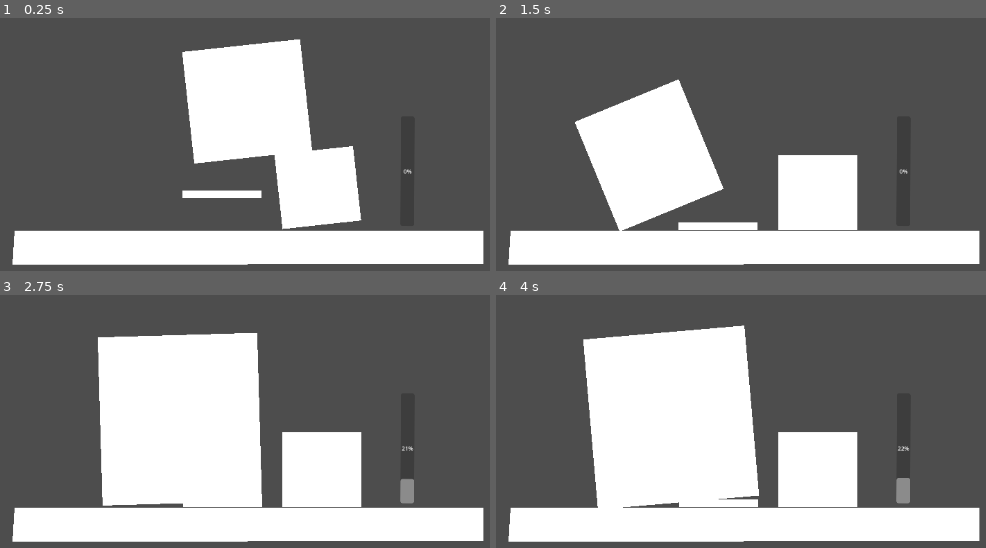
Above: before the commit, frames 1-4 (two rows, left to right).
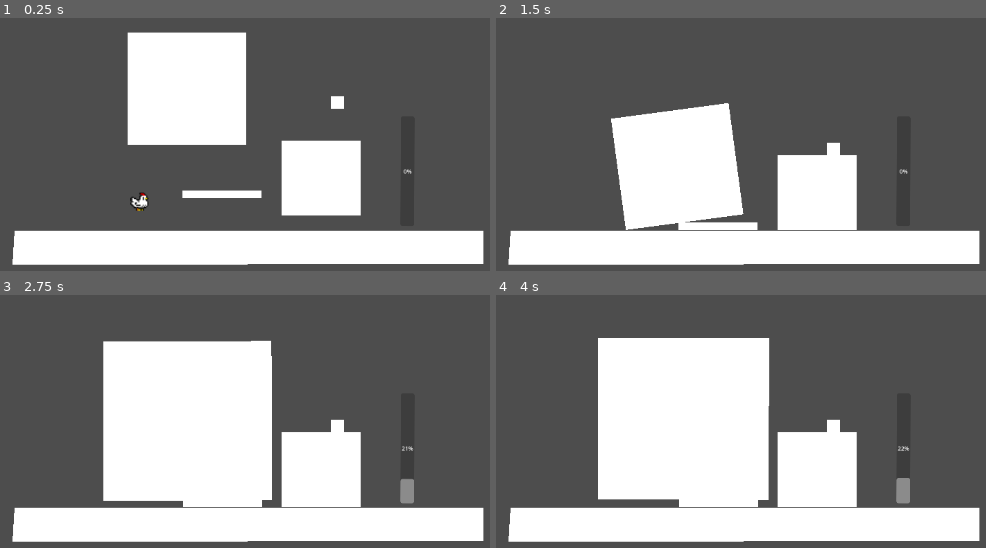
Above: after the commit, the same moments.

Repository: mgi-dev/size-them-up
Game: Godot game, scene res://scenes/main.tscn
Same seed, same stepped clock (60 frames per second), same inputs: the game is played once before the commit and once after it.
Inputs (mouse positions are in pixels of both pictures, inside the frame that each line leads up to):
- Up to frame 1 (0.25 s): no input
- Up to frame 2 (1.5 s): move the mouse to (716, 225) at 0.52 s; hold A (player_move_right, bound only after the commit) from 0.53 s (still down); tap Space (player_jump, bound only after the commit) at 0.6, 0.77, 1.07 s; move the mouse to (819, 192) at 1.27 s; right-click (819, 192) at 1.35 s
- Up to frame 3 (2.75 s): tap Space (player_jump, bound only after the commit) at 1.52, 1.55, 1.82, 2.3 s; move the mouse to (166, 439) at 2.02 s; release A (player_move_right, bound only after the commit) at 2.03 s; press the mouse at (166, 439) at 2.03 s; hold D (player_move_left, bound only after the commit) from 2.03 s (still down)
- Up to frame 4 (4 s): move the mouse to (outside the picture) at 2.77 s; release D (player_move_left, bound only after the commit) at 2.78 s; release the mouse at (outside the picture) at 2.78 s; hold A (player_move_right, bound only after the commit) from 2.78 s (still down); tap Space (player_jump, bound only after the commit) at 2.85, 3.02, 3.32, 3.77, 3.8 s; tap Enter at 3.5 s; move the mouse to (outside the picture) at 3.52 s; hold Right mouse button (size_down) from 3.53 s (still down)

The runs differ from the first frame. In frame 1, 14% of the frame differs, in the area x 25-74%, y 5-84%; in frame 2, 7.4%; in frame 3, 3.7%; in frame 4, 5.0%.

Commit message:
add the poule

Diff:
--- a/project.godot
+++ b/project.godot
@@ -32,6 +32,21 @@
 "events": [Object(InputEventMouseButton,"resource_local_to_scene":false,"resource_name":"","device":-1,"window_id":0,"a …(253 unchanged characters)…
 ]
 }
+player_move_left={
+"deadzone": 0.2,
+"events": [Object(InputEventKey,"resource_local_to_scene":false,"resource_name":"","device":-1,"window_id":0,"alt_pressed":false,"shift_pressed":false,"ctrl_pressed":false,"meta_pressed":false,"pressed":false,"keycode":0,"physical_keycode":68,"key_label":0,"unicode":100,"location":0,"echo":false,"script":null)
+]
+}
+player_move_right={
+"deadzone": 0.2,
+"events": [Object(InputEventKey,"resource_local_to_scene":false,"resource_name":"","device":-1,"window_id":0,"alt_pressed":false,"shift_pressed":false,"ctrl_pressed":false,"meta_pressed":false,"pressed":false,"keycode":0,"physical_keycode":65,"key_label":0,"unicode":113,"location":0,"echo":false,"script":null)
+]
+}
+player_jump={
+"deadzone": 0.2,
+"events": [Object(InputEventKey,"resource_local_to_scene":false,"resource_name":"","device":-1,"window_id":0,"alt_pressed":false,"shift_pressed":false,"ctrl_pressed":false,"meta_pressed":false,"pressed":false,"keycode":0,"physical_keycode":32,"key_label":0,"unicode":32,"location":0,"echo":false,"script":null)
+]
+}
 
 [physics]
 
--- /dev/null
+++ b/scenes/characters/player/player.gd
@@ -0,0 +1,34 @@
+extends CharacterBody2D
+
+@onready var animated_sprite = $AnimatedSprite2D
+
+
+const SPEED = 300.0
+const JUMP_VELOCITY = -400.0
+
+
+
+func _physics_process(delta):
+	# Add the gravity.
+	process_jump(delta)
+	process_movements(delta)
+	move_and_slide()
+
+
+func process_movements(delta) -> void:
+	var direction = Input.get_axis("player_move_right", "player_move_left")
+	if direction:
+		velocity.x = direction * SPEED
+		animated_sprite.flip_h = velocity.x < 0
+		animated_sprite.play("walk")
+	else:
+		velocity.x = move_toward(velocity.x, 0, SPEED)
+		animated_sprite.play("idle")
+
+func process_jump(delta) -> void:
+	if not is_on_floor():
+		velocity += get_gravity() * delta
+
+	# Handle jump.
+	if Input.is_action_just_pressed("player_jump") and is_on_floor():
+		velocity.y = JUMP_VELOCITY
--- /dev/null
+++ b/scenes/characters/player/player.tscn
@@ -0,0 +1,66 @@
+[gd_scene format=3 uid="uid://bldfpa3blq6jy"]
+
+[ext_resource type="Script" uid="uid://wygm1ofai61n" path="res://scenes/characters/player/player.gd" id="1_t61fv"]
+[ext_resource type="Texture2D" uid="uid://ufjwd60440e3" path="res://assets/chicken_right.png" id="2_686vu"]
+
+[sub_resource type="RectangleShape2D" id="RectangleShape2D_hss88"]
+size = Vector2(26, 26)
+
+[sub_resource type="AtlasTexture" id="AtlasTexture_qd3e3"]
+atlas = ExtResource("2_686vu")
+region = Rect2(0, 0, 16, 16)
+
+[sub_resource type="AtlasTexture" id="AtlasTexture_6avc5"]
+atlas = ExtResource("2_686vu")
+region = Rect2(0, 0, 16, 16)
+
+[sub_resource type="AtlasTexture" id="AtlasTexture_mk55u"]
+atlas = ExtResource("2_686vu")
+region = Rect2(16, 0, 16, 16)
+
+[sub_resource type="AtlasTexture" id="AtlasTexture_xuses"]
+atlas = ExtResource("2_686vu")
+region = Rect2(32, 0, 16, 16)
+
+[sub_resource type="AtlasTexture" id="AtlasTexture_42irl"]
+atlas = ExtResource("2_686vu")
+region = Rect2(48, 0, 16, 16)
+
+[sub_resource type="SpriteFrames" id="SpriteFrames_3xnwo"]
+animations = [{
+"frames": [{
+"duration": 1.0,
+"texture": SubResource("AtlasTexture_qd3e3")
+}],
+"loop": true,
+"name": &"idle",
+"speed": 5.0
+}, {
+"frames": [{
+"duration": 1.0,
+"texture": SubResource("AtlasTexture_6avc5")
+}, {
+"duration": 1.0,
+"texture": SubResource("AtlasTexture_mk55u")
+}, {
+"duration": 1.0,
+"texture": SubResource("AtlasTexture_xuses")
+}, {
+"duration": 1.0,
+"texture": SubResource("AtlasTexture_42irl")
+}],
+"loop": true,
+"name": &"walk",
+"speed": 5.0
+}]
+
+[node name="Player" type="CharacterBody2D" unique_id=217472232]
+script = ExtResource("1_t61fv")
+
+[node name="CollisionShape2D" type="CollisionShape2D" parent="." unique_id=1890574487]
+shape = SubResource("RectangleShape2D_hss88")
+
+[node name="AnimatedSprite2D" type="AnimatedSprite2D" parent="." unique_id=2102837302]
+scale = Vector2(1.625, 1.625)
+sprite_frames = SubResource("SpriteFrames_3xnwo")
+animation = &"walk"
--- a/scenes/main.tscn
+++ b/scenes/main.tscn
@@ -2,6 +2,7 @@
 
 [ext_resource type="PackedScene" uid="uid://c513vd3w5aj6j" path="res://scenes/ResizableV2.tscn" id="1_o5qli"]
 [ext_resource type="PackedScene" uid="uid://cdtat8xupelfn" path="res://scenes/ui/size_gauge/size_gauge.tscn" id="2_0wfyh"]
+[ext_resource type="PackedScene" uid="uid://bldfpa3blq6jy" path="res://scenes/characters/player/player.tscn" id="3_sugp2"]
 
 [node name="main" type="Node2D" unique_id=522903474]
 
@@ -19,7 +20,7 @@
 resize_mode = 2
 
 [node name="ResizableV3" parent="." unique_id=945991924 instance=ExtResource("1_o5qli")]
-position = Vector2(459, 209)
+position = Vector2(464, 203)
 scale = Vector2(2, 2)
 resize_mode = 1
 
@@ -28,5 +29,13 @@
 scale = Vector2(0.5, 0.5)
 
 [node name="ResizableV4" parent="." unique_id=1337683441 instance=ExtResource("1_o5qli")]
-position = Vector2(358, 99)
+position = Vector2(271, 74)
 scale = Vector2(3, 3)
+
+[node name="ResizableV5" parent="ResizableV4" unique_id=927560972 instance=ExtResource("1_o5qli")]
+position = Vector2(71.76233, 6.654667)
+scale = Vector2(0.33333334, 0.33333334)
+skew = 0.45378554
+
+[node name="Player" parent="." unique_id=217472232 instance=ExtResource("3_sugp2")]
+position = Vector2(201, 236)
--- a/scenes/resizable_v_2.gd
+++ b/scenes/resizable_v_2.gd
@@ -31,6 +31,7 @@
 	sprite.scale = initial_scale_transform
 	hitbox.scale = initial_scale_transform
 	mouse_detector.scale = initial_scale_transform
+
 
 func debug():
 	print(position, sprite.position, sprite.scale, hitbox.position, hitbox.shape.size)
@@ -68,14 +69,15 @@
 func can_size_down() -> bool:
 	return selected and GameState.can_size_down()
 
+
 func size_up() -> void:
 	new_scale_multiplier = current_scale_muliplier + RESIZE_SPEED
 	SignalBus.resized.emit(new_scale_multiplier - current_scale_muliplier)
 
+
 func size_down() -> void:
 	new_scale_multiplier = current_scale_muliplier - RESIZE_SPEED
 	SignalBus.resized.emit(new_scale_multiplier - current_scale_muliplier)
-
 
 
 func get_transformed_scale(_scale: Vector2, transform: float) -> Vector2:
@@ -88,7 +90,6 @@
 		return Vector2(_scale.x, _scale.y * transform)
 	else:
 		return _scale * transform
-
 
 
 func process_hitbox_resize() -> void:
Binary file added: assets/chicken_right.png
Not shown, added: assets/chicken_right.png.import
Not shown, added: scenes/characters/player/player.gd.uid
Not shown, removed: TODO.md
